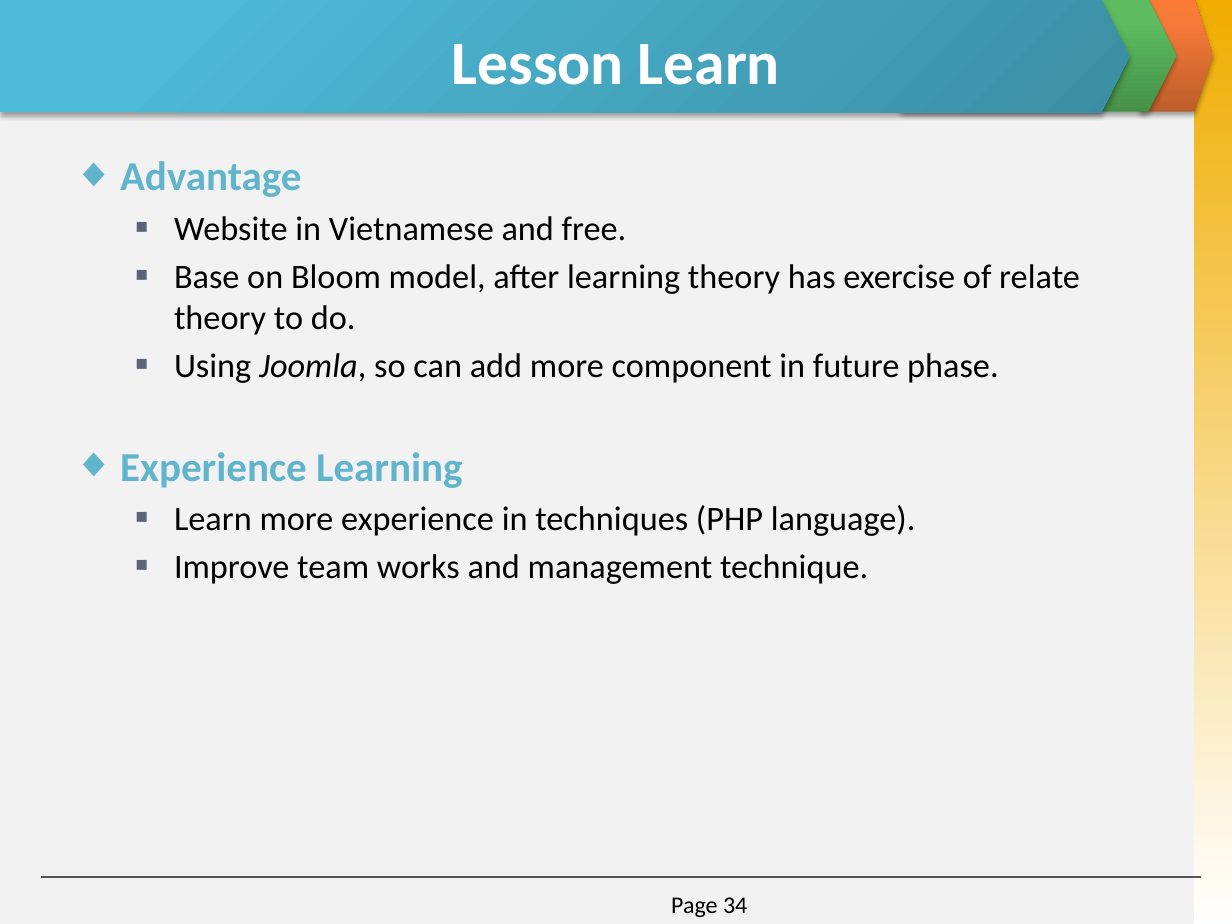
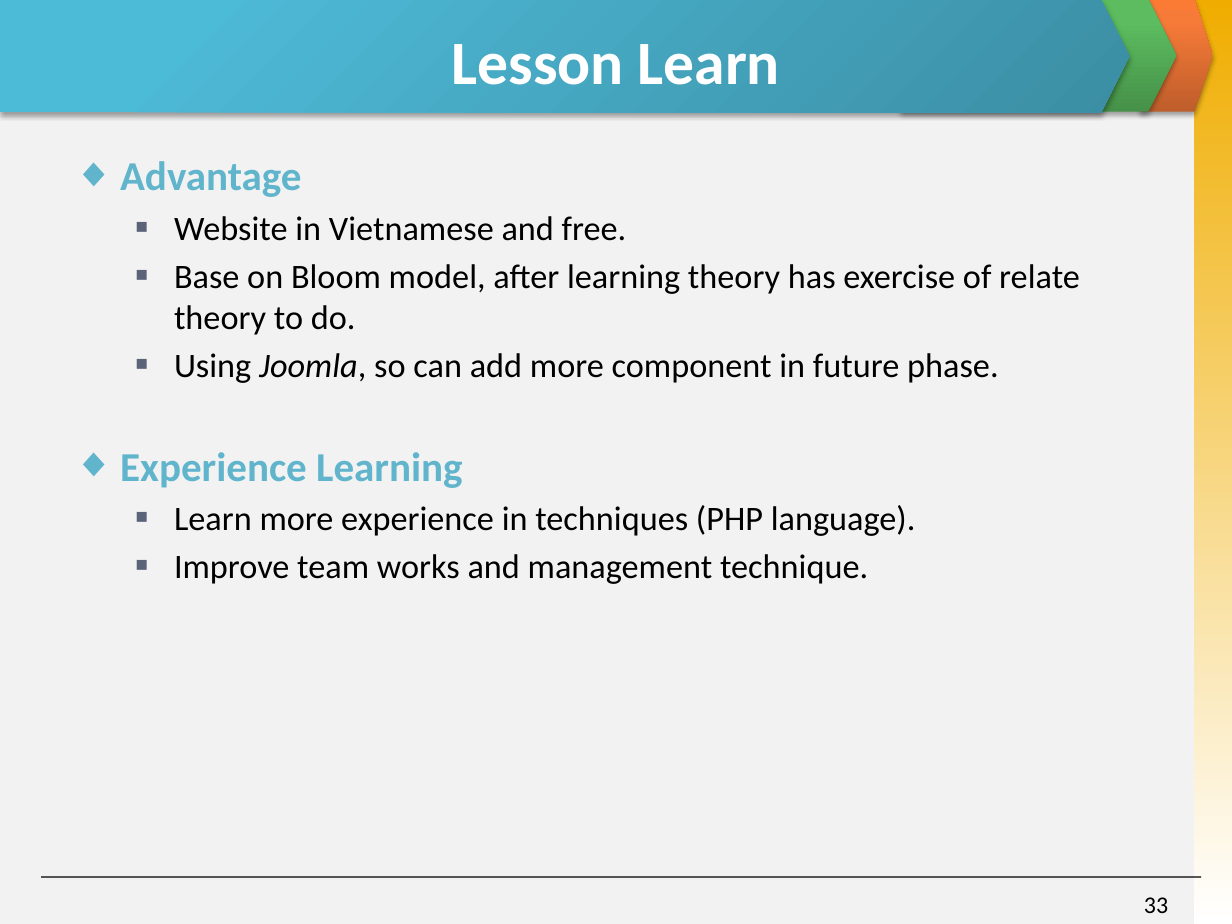
Before and after one commit to invisibleghost/e-learning-website, a slide deck: slide 33 of Document/Final report/Slide Present E-Learning.pptx (slide 34 before the commit). Drawn at 1232x924 pixels with LibreOffice and Linux fonts; fonts in the diff are those of the drawing. Boxes give left, top, right and bottom in pixels: in the first picture for what was removed or moved away, otherwise in the second. Text is boxed around its words. In the diff, an @@ line names an element or a change of style, - is before the commit and + after.

```diff
--- a/Document/Final report/Slide Present E-Learning.pptx
+++ b/Document/Final report/Slide Present E-Learning.pptx
@@ page number removed at (x1=671, y1=897, x2=747, y2=917) @@
-Page 34
@@ page number added at (x1=1144, y1=897, x2=1168, y2=913), 14 pt, text #000000 @@
+33
```
Also in this commit, not shown: 11 other slides changed, 1 slide added, 2 slides removed.
